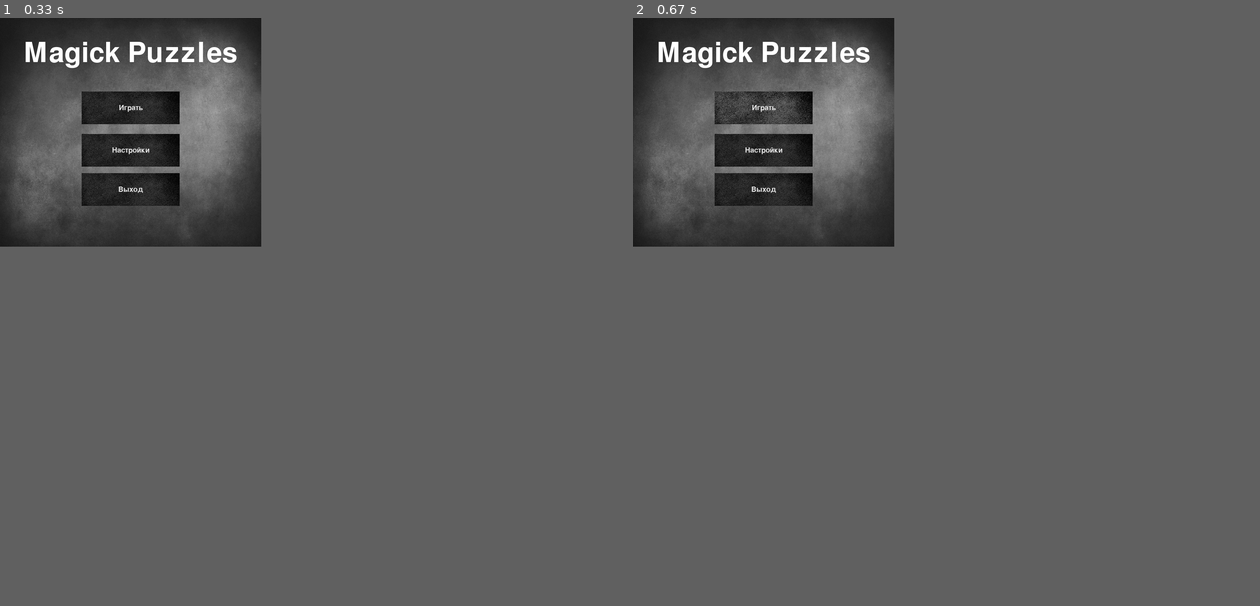
Above: before the commit, frames 1-2 (left to right).
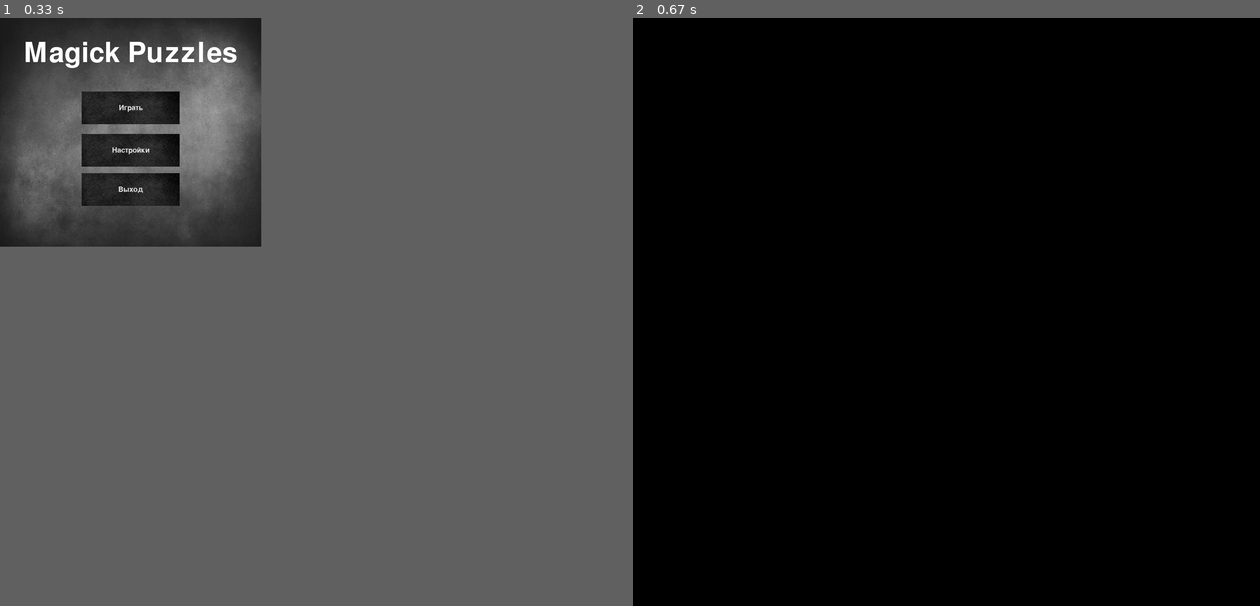
Above: after the commit, the same moments.

Repository: Respenzor/PyGame-project
Game: pygame game, started from Пазлы.py
Same seed, same stepped clock (60 frames per second), same inputs: the game is played once before the commit and once after it.
Inputs:
- Up to frame 1 (0.33 s): no input
- Up to frame 2 (0.67 s): click "Играть" at 0.38 s
In our replay, in frame 2 the window is 800x700 before the commit and 1920x1800 after it. These sizes can differ from the game's own. Grey fills any space a smaller window leaves; there, only what the larger window draws over its background counts as a difference.

Frame 1 is identical in both runs. In frame 2, 16% of the frame differs, in the area x 0-42%, y 0-39%.

Commit message:
Заготовка окна игры

Diff:
--- a/Каркас.py
+++ /dev/null
@@ -1,12 +0,0 @@
-import pygame
-pygame.init()
-W, H = 800, 800
-FPS = 60
-window = pygame.display.set_mode((W, H))
-clock = pygame.time.Clock()
-
-def start_screen():
-    print('Вызвана функция запуска меню игры')
-
-if __name__ == '__main__':
-    start_screen()
--- a/Пазлы.py
+++ b/Пазлы.py
@@ -33,6 +33,8 @@
     quit_button = Buttons(250, 475, 300, 100, 'Выход', BUTTON_IMAGE, BUTTON_ACTIVE_IMAGE, BUTTON_SOUND)
     buttons = [start_button, options_button, quit_button]
 
+    game_started = False
+
     while True:
         for event in pygame.event.get():
             if event.type == pygame.QUIT:
@@ -45,14 +47,21 @@
 
             if event.type == pygame.USEREVENT:
                 if event.button == start_button:
-                    print(' ')
+                    game_started = True
+                    pygame.display.set_mode((1920, 1800))
+                    window.fill((0, 0, 0))
                     # Начало игры при нажатии на кнопку
                 elif event.button == options_button:
-                    print(' ')
+                    print('Нажата кнопка настроек')
                     # Открытие окна настроек при нажатии на кнопку
                 elif event.button == quit_button:
                     pygame.quit()
                     sys.exit()
+
+        if game_started:
+            # Код для отрисовки игрового экрана
+            pygame.display.flip()
+            continue
 
         mouse_pos = pygame.mouse.get_pos()
         for button in buttons:
@@ -65,7 +74,8 @@
 
 
 class Buttons:
-    def __init__(self, x, y, width, height, text, image_location, image_actived_location=None, button_actived_location=None):
+    def __init__(self, x, y, width, height, text, image_location, image_actived_location=None,
+                 button_actived_location=None):
         self.x = x
         self.y = y
         self.width = width
Binary file removed: README.md
